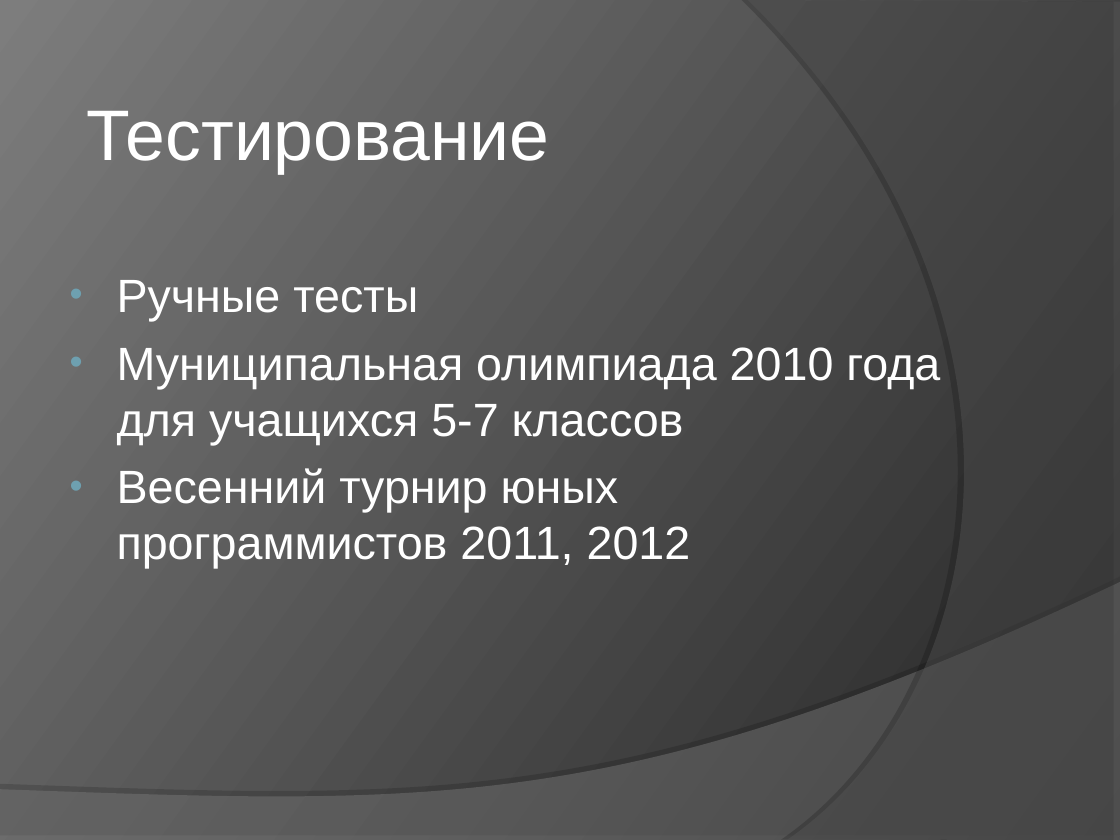
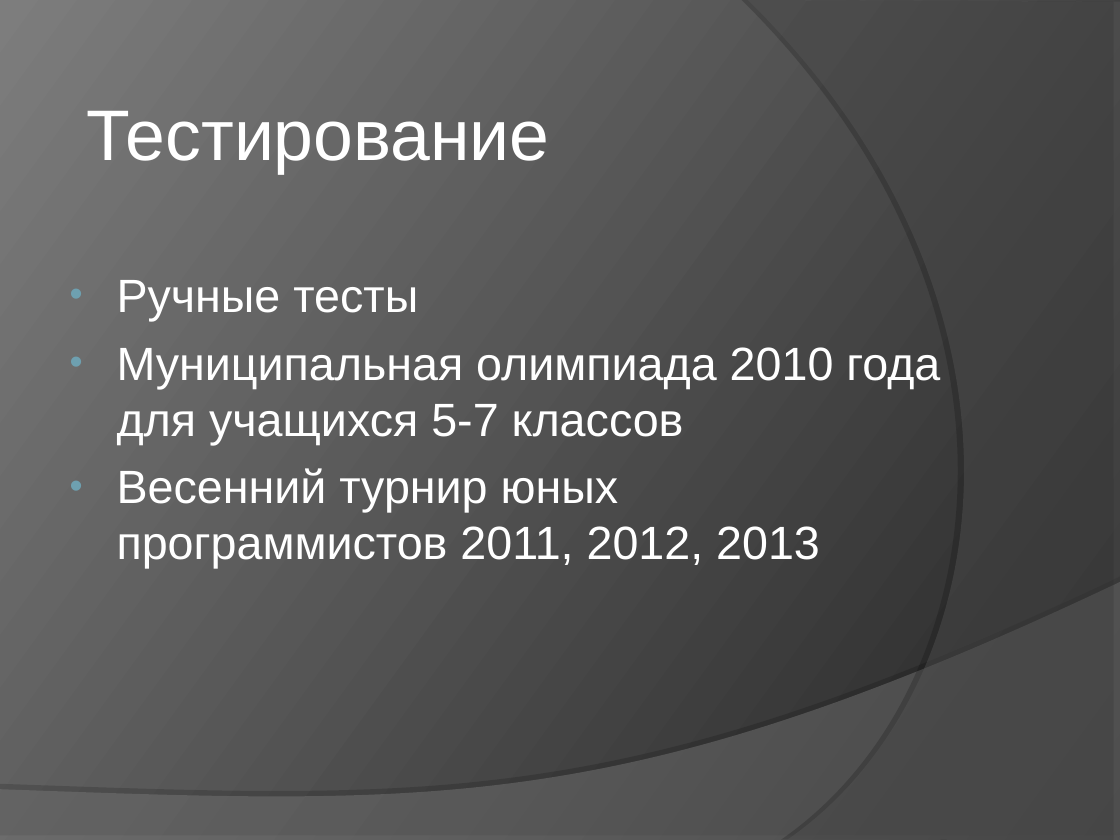
Before and after one commit to elvslv/DiplomaReport, a slide deck: slide 22 of C8503A_Vasilyeva_presentation.ppt (slide 14 before the commit). Drawn at 1120x840 pixels with LibreOffice and Linux fonts; fonts in the diff are those of the drawing. Boxes give left, top, right and bottom in pixels: in the first picture for what was removed or moved away, otherwise in the second. Text is boxed around its words. In the diff, an @@ line names an element or a change of style, - is before the commit and + after.

```diff
--- a/C8503A_Vasilyeva_presentation.ppt
+++ b/C8503A_Vasilyeva_presentation.ppt
@@ text at [117,468,820,569]: text changed @@
-• Весенний турнир юных программистов 2011, 2012
+• Весенний турнир юных программистов 2011, 2012, 2013
```
Also in this commit, not shown: 6 other slides changed, 13 slides added, 5 slides removed, 1 other file.
